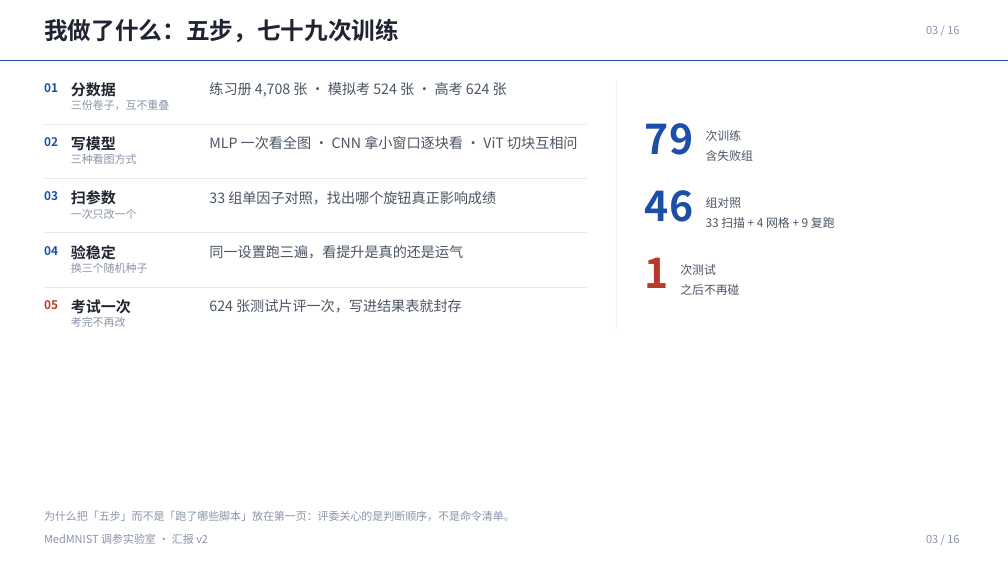
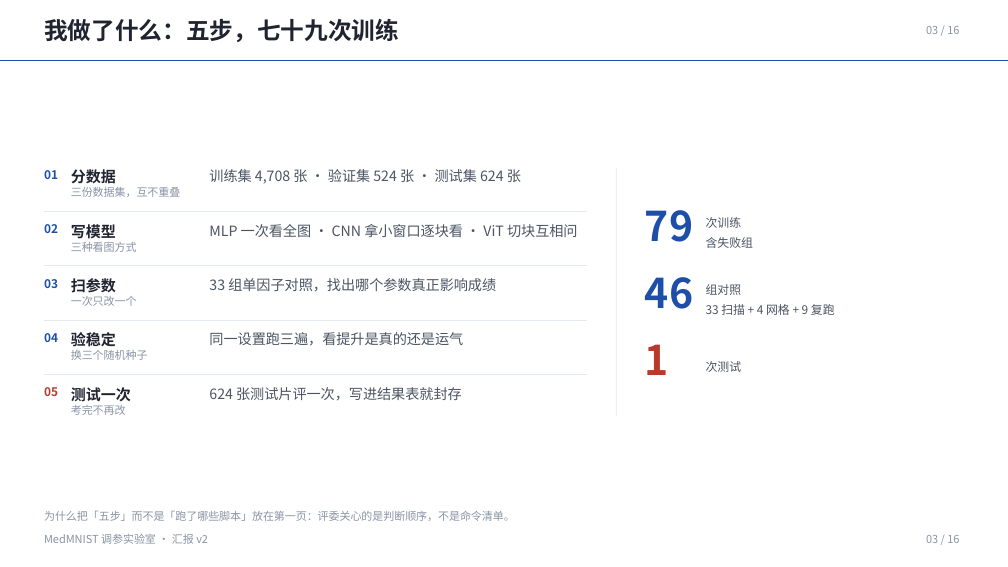
Before and after one commit to via453/medmnist-tuning-lab, a slide deck: slide 2 of MedMNIST调参实验室_汇报_v3/MedMNIST调参实验室_汇报_v3.pptx (slide 3 before the commit). Drawn at 1008x567 pixels with LibreOffice and Linux fonts; fonts in the diff are those of the drawing. Boxes give left, top, right and bottom in pixels: in the first picture for what was removed or moved away, otherwise in the second. Text is boxed around its words. In the diff, an @@ line names an element or a change of style, - is before the commit and + after.

```diff
--- a/MedMNIST调参实验室_汇报_v3/MedMNIST调参实验室_汇报_v3.pptx
+++ b/MedMNIST调参实验室_汇报_v3/MedMNIST调参实验室_汇报_v3.pptx
@@ freeform shape: place and size @@
-freeform shape at (44, 178, 588, 233)
+freeform shape at (44, 168, 588, 212)
@@ text at (209, 169, 521, 183): text changed @@
-练习册 4,708 张 · 模拟考 524 张 · 高考 624 张
+训练集 4,708 张 · 验证集 524 张 · 测试集 624 张
@@ 11 texts, 1 rectangle: place and size @@
-11 texts, 1 rectangle at (44, 80, 835, 329)
+11 texts, 1 rectangle at (44, 168, 835, 417)
@@ text at (71, 187, 180, 197): text changed @@
-三份卷子，互不重叠
+三份数据集，互不重叠
@@ freeform shape: place and size @@
-freeform shape at (44, 232, 588, 287)
+freeform shape at (44, 211, 588, 266)
@@ 10 texts: place and size @@
-10 texts at (44, 130, 753, 327)
+10 texts at (44, 217, 753, 415)
@@ freeform shape: place and size @@
-freeform shape at (44, 124, 588, 179)
+freeform shape at (44, 265, 588, 321)
@@ text at (209, 278, 496, 292): text changed @@
-33 组单因子对照，找出哪个旋钮真正影响成绩
+33 组单因子对照，找出哪个参数真正影响成绩
@@ text at (680, 284, 739, 295): paragraph removed @@
-之后不再碰
@@ freeform shape: place and size @@
-freeform shape at (44, 80, 588, 124)
+freeform shape at (44, 320, 588, 375)
@@ text "次测试": place and size @@
-text "次测试" at (680, 264, 739, 295)
+text "次测试" at (706, 361, 742, 372)
@@ text at (71, 387, 131, 402): text changed @@
-考试一次
+测试一次
```
Also in this commit, not shown: 8 other slides changed, 7 slides added, 7 slides removed, 7 other files.
